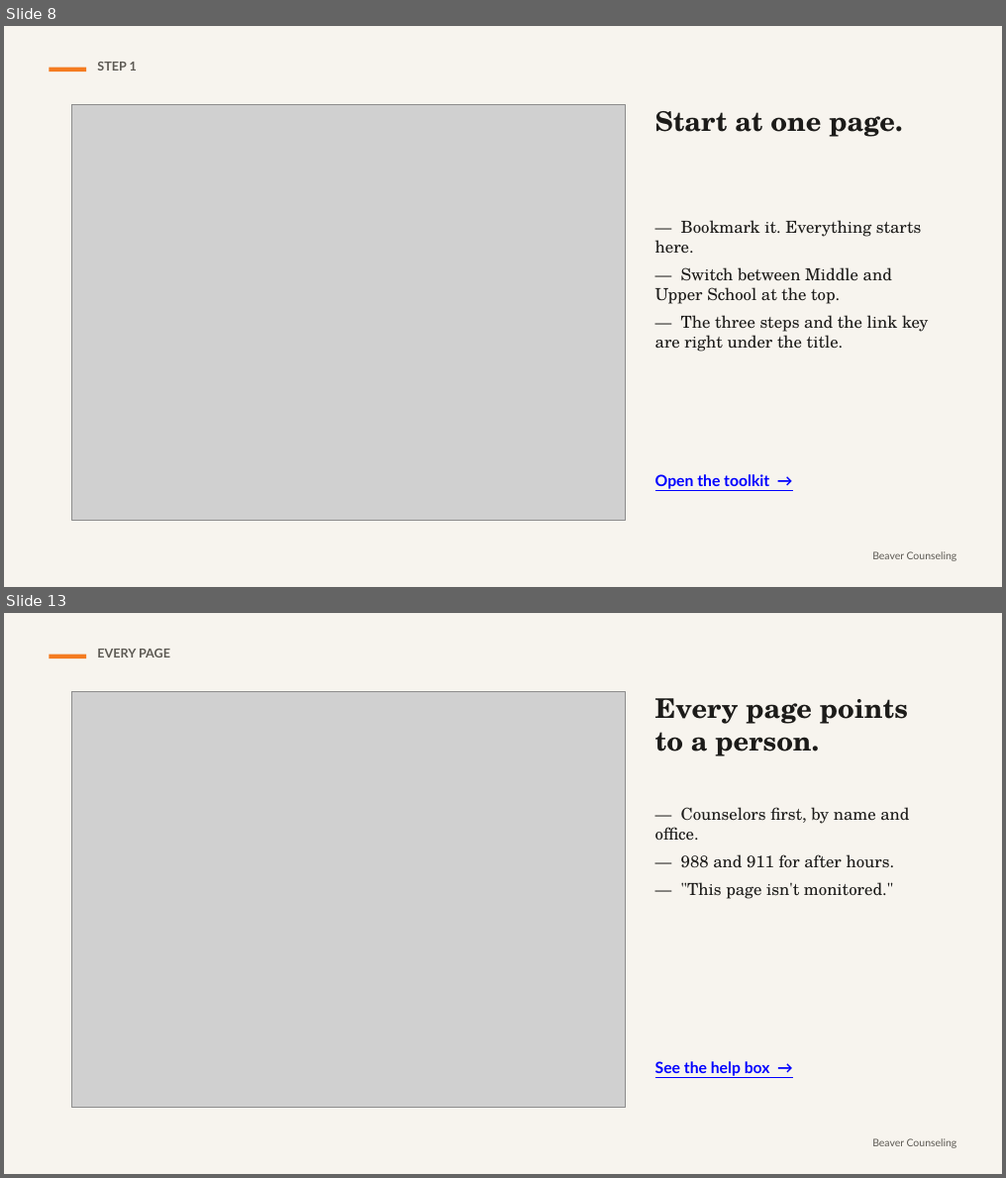
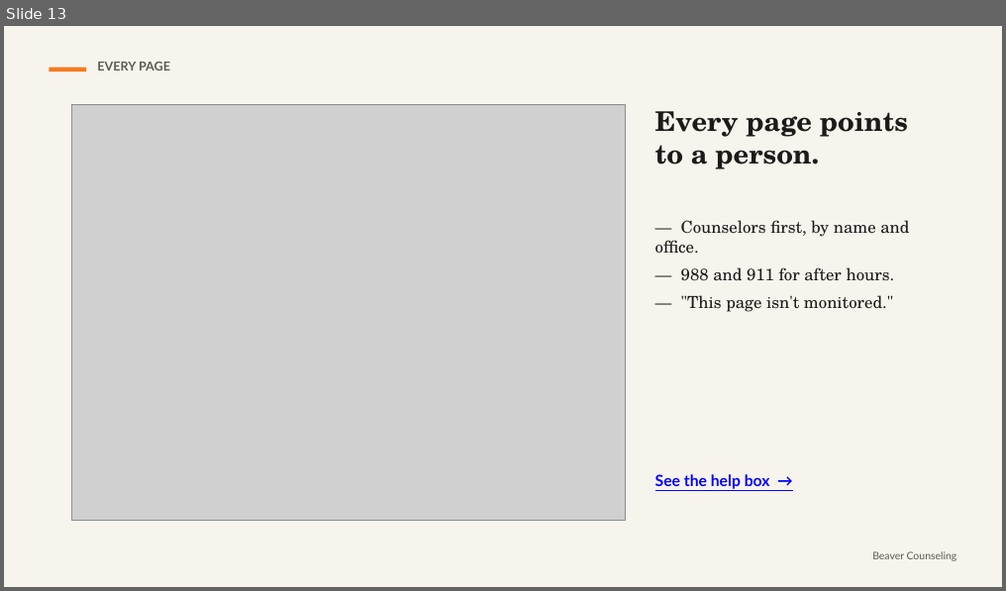
Before and after one commit to rmwtoolkit/bcds-toolkit, a slide deck: decks/using-the-toolkit-lesson-v2.pptx. Shown one above the other, each under a label of ours: slides 8 and 13 before the commit, slide 13 after it; the slides between them are not shown. The pictures are 1006x1178 and 1006x591 pixels, drawn with LibreOffice and Linux fonts; fonts in the diff are those of the drawing; grey boxes stand for pictures. Boxes give left, top, right and bottom in pixels: in the first picture for what was removed or moved away, otherwise in the second. Text is boxed around its words. In the diff, an @@ line names an element or a change of style, - is before the commit and + after.

```diff
--- a/decks/using-the-toolkit-lesson-v2.pptx
+++ b/decks/using-the-toolkit-lesson-v2.pptx
@@ slide 8 removed at <box>4,26,1002,587</box>, background #F7F4EE @@
@@ rectangle removed at <box>49,68,86,72</box> @@
@@ text removed at <box>97,62,137,71</box> @@
-STEP 1
@@ picture removed at <box>71,104,626,520</box> @@
@@ text removed at <box>655,111,902,137</box> @@
-Start at one page.
@@ text removed at <box>655,220,928,352</box> @@
-— Bookmark it. Everything starts here.
-— Switch between Middle and Upper School at the top.
-— The three steps and the link key are right under the title.
@@ text removed at <box>655,474,769,489</box> @@
-Open the toolkit →
@@ text removed at <box>872,552,957,562</box> @@
-Beaver Counseling
```
Also in this commit, not shown: 7 slides changed, 6 slides added, 9 other slides removed, 2 other files.
